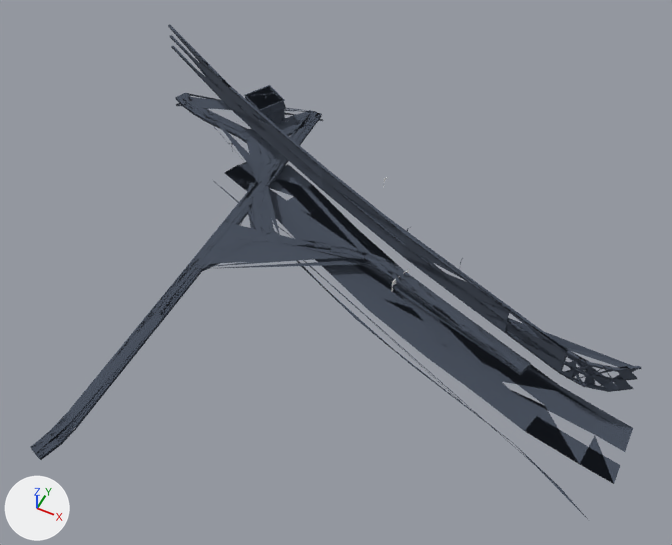
Renders of the glTF model gh-pages/models/street_island2_03.glb from each side of a commit.
The view is the same before and after, from a 50 mm lens placed at (-325.0, -593.0, 414.0), pointed at (-481.0, -281.0, 24.0). Arrows for +X, +Y and +Z are at lower left; the lights stay in place. The first picture is the older version.

Names of what the first picture shows: 'seg_1008', 'seg_402', 'seg_464', 'seg_765', 'seg_779', 'seg_787', 'seg_795', 'seg_802', 'seg_807', 'seg_825', 'seg_828', 'seg_832', 'seg_833', 'seg_954'.
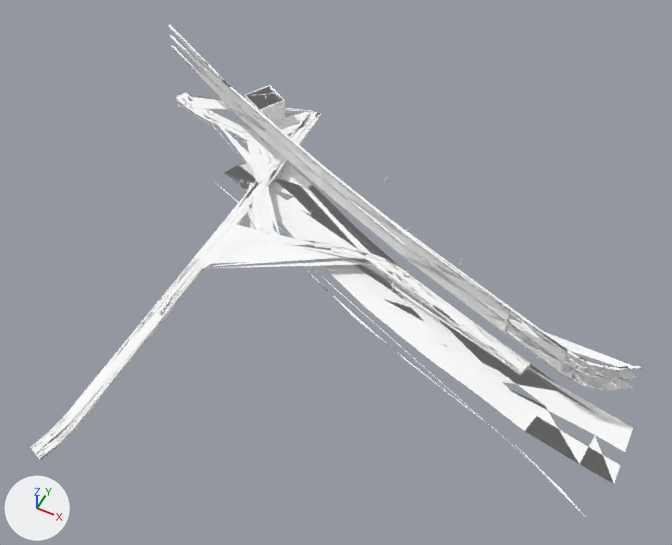
Boxes (x1, y1, x2, y2) around the edits, measured in the pictures (672 x 545 px):
'seg_402', recoloured: (225, 162, 633, 484) in both
'seg_954', recoloured: (168, 25, 642, 392) in both
'seg_832', recoloured (greyish blue to white): (190, 182, 380, 271) in both
'seg_779', recoloured: (31, 264, 202, 459) in both
'seg_828', recoloured: (189, 182, 385, 269) in both
'seg_787', recoloured: (377, 259, 531, 373) in both
'seg_825', recoloured: (175, 93, 322, 186) in both
'seg_833', recoloured: (176, 96, 322, 188) in both
'seg_802', recoloured: (31, 265, 202, 460) in both
'seg_464', recoloured (lighter): (244, 85, 286, 129) in both
'seg_1008', recoloured: (215, 182, 587, 518) in both
'seg_807', recoloured: (377, 262, 530, 375) in both
'seg_765', recoloured: (390, 276, 505, 363) in both
'seg_795', recoloured: (176, 93, 323, 178) in both

What changed in the scene script:
```text
Change me_seg_402:
    where me_seg_402.from_pydata(...)  # 60 vertices, 125 faces; spans x -596.0..-304.0, y -326.0..-186.0, z 0.0
    remove me_seg_402.materials.append(mat_dark)  # greyish blue #424b59
    add me_seg_402.materials.append(mat_gothamcity_road_v2_island_2_bakegroup_island2_roads0_2x)  # white #ffffff
Change me_seg_464:
    where me_seg_464.from_pydata(...)  # 607 vertices, 978 faces; spans x -607.7..-580.2, y -176.3..-136.3, z 0.0..28.0
    remove me_seg_464.materials.append(mat_dark)  # greyish blue #424b59
    add me_seg_464.materials.append(mat_gc_footprint_vd_buildings_2_bakegroup_island2_landmarks0_2x)  # white #ffffff
Change me_seg_765:
    where me_seg_765.from_pydata(...)  # 96 vertices, 182 faces; spans x -457.9..-374.3, y -285.2..-248.1, z 3.0..8.1
    remove me_seg_765.materials.append(mat_dark)  # greyish blue #424b59
    add me_seg_765.materials.append(mat_gc_residential_props_railroad_bakegroup_island2_roads0_2x)  # white #ffffff
Change me_seg_779:
    where me_seg_779.from_pydata(...)  # 120 vertices, 274 faces; spans x -571.7..-558.8, y -444.5..-301.4, z 7.9..8.9
    remove me_seg_779.materials.append(mat_dark)  # greyish blue #424b59
    add me_seg_779.materials.append(mat_gc_residential_props_railroad_bakegroup_island2_roads0_2x)  # white #ffffff
Change me_seg_787:
    where me_seg_787.from_pydata(...)  # 168 vertices, 403 faces; spans x -467.2..-364.4, y -288.6..-245.6, z 7.9..8.9
    remove me_seg_787.materials.append(mat_dark)  # greyish blue #424b59
    add me_seg_787.materials.append(mat_gc_residential_props_railroad_bakegroup_island2_roads0_2x)  # white #ffffff
Change me_seg_795:
    where me_seg_795.from_pydata(...)  # 192 vertices, 330 faces; spans x -661.9..-559.4, y -211.9..-142.9, z 3.0..8.3
    remove me_seg_795.materials.append(mat_dark)  # greyish blue #424b59
    add me_seg_795.materials.append(mat_gc_residential_props_railroad_bakegroup_island2_roads0_2x)  # white #ffffff
Change me_seg_802:
    where me_seg_802.from_pydata(...)  # 216 vertices, 486 faces; spans x -571.8..-558.7, y -444.5..-301.0, z 6.4..8.5
    remove me_seg_802.materials.append(mat_dark)  # greyish blue #424b59
    add me_seg_802.materials.append(mat_gc_residential_props_railroad_bakegroup_island2_roads0_2x)  # white #ffffff
Change me_seg_807:
    where me_seg_807.from_pydata(...)  # 244 vertices, 604 faces; spans x -467.2..-364.1, y -288.7..-245.6, z 6.4..8.5
    remove me_seg_807.materials.append(mat_dark)  # greyish blue #424b59
    add me_seg_807.materials.append(mat_gc_residential_props_railroad_bakegroup_island2_roads0_2x)  # white #ffffff
Change me_seg_825:
    where me_seg_825.from_pydata(...)  # 473 vertices, 1127 faces; spans x -661.7..-559.0, y -221.8..-142.0, z 7.9..8.9
    remove me_seg_825.materials.append(mat_dark)  # greyish blue #424b59
    add me_seg_825.materials.append(mat_gc_residential_props_railroad_bakegroup_island2_roads0_2x)  # white #ffffff
Change me_seg_828:
    where me_seg_828.from_pydata(...)  # 518 vertices, 1278 faces; spans x -568.0..-466.2, y -301.4..-221.5, z 7.9..8.9
    remove me_seg_828.materials.append(mat_dark)  # greyish blue #424b59
    add me_seg_828.materials.append(mat_gc_residential_props_railroad_bakegroup_island2_roads0_2x)  # white #ffffff
Change me_seg_832:
    where me_seg_832.from_pydata(...)  # 710 vertices, 1847 faces; spans x -568.0..-466.1, y -301.4..-221.5, z 6.3..8.5
    remove me_seg_832.materials.append(mat_dark)  # greyish blue #424b59
    add me_seg_832.materials.append(mat_gc_residential_props_railroad_bakegroup_island2_roads0_2x)  # white #ffffff
Change me_seg_833:
    where me_seg_833.from_pydata(...)  # 679 vertices, 1744 faces; spans x -661.8..-559.0, y -221.8..-142.0, z 6.3..8.5
    remove me_seg_833.materials.append(mat_dark)  # greyish blue #424b59
    add me_seg_833.materials.append(mat_gc_residential_props_railroad_bakegroup_island2_roads0_2x)  # white #ffffff
Change me_seg_954:
    where me_seg_954.from_pydata(...)  # 178 vertices, 558 faces; spans x -681.0..-312.0, y -296.0..-141.0, z 26.0..44.0
    remove me_seg_954.materials.append(mat_dark)  # greyish blue #424b59
    add me_seg_954.materials.append(mat_gc_residential_props_monorail_bakegroup_island2_roads0_2x)  # white #ffffff
Change me_seg_1008:
    where me_seg_1008.from_pydata(...)  # 20 vertices, 32 faces; spans x -600.0..-310.0, y -351.0..-225.0, z 0.0..1.0
    remove me_seg_1008.materials.append(mat_dark)  # greyish blue #424b59
    add me_seg_1008.materials.append(mat_gc_z1_props_street_alpha_bakegroup_island2_roads0_2x)  # white #ffffff
```
